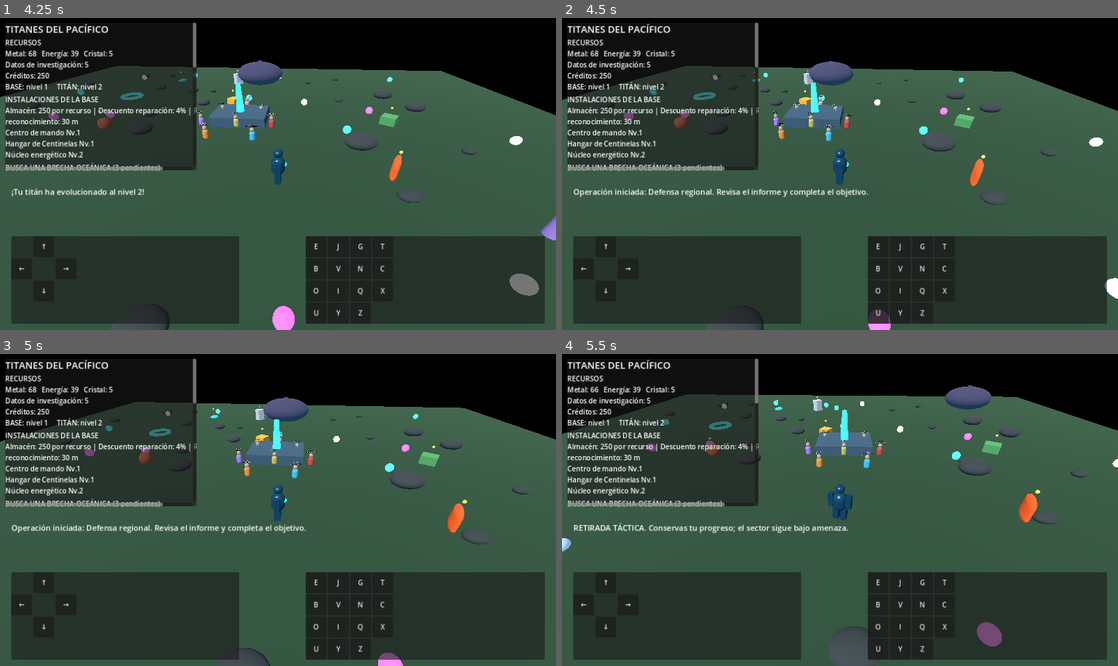
Above: before the commit, frames 1-4 (two rows, left to right).
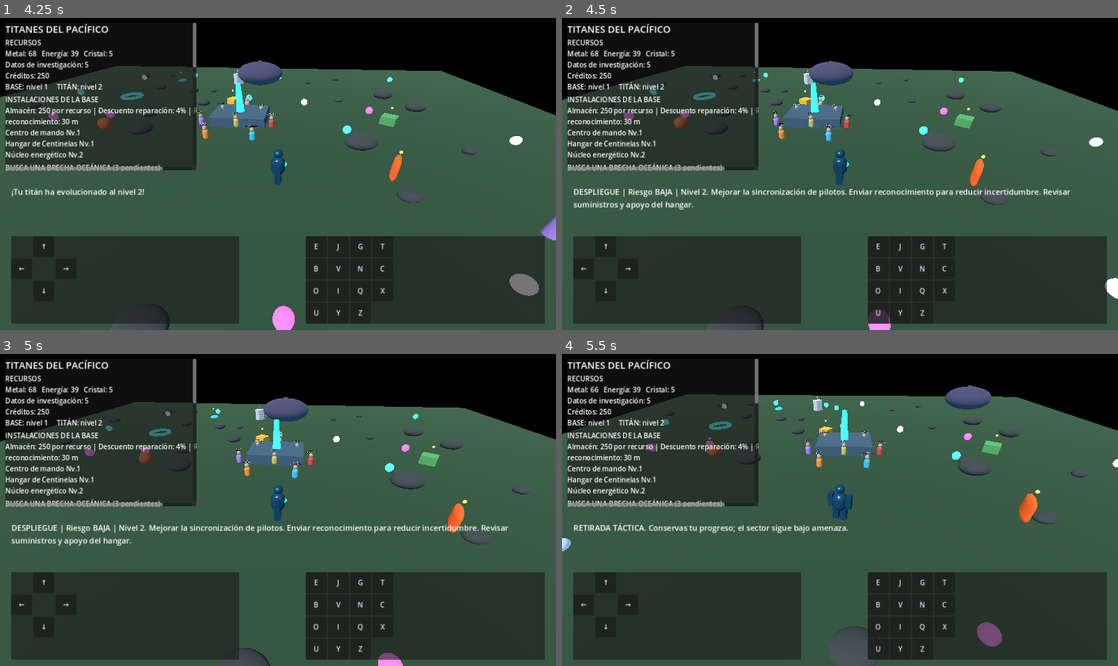
Above: after the commit, the same moments.

Repository: edwjacpinros2012-dev/Titanes-del-Pac-fico-
Game: Godot game, scene res://scenes/main.tscn
The game is run twice, just before and just after one commit, with the same random seed, the same clock (stepped at 60 frames per second) and the same inputs.
Inputs:
- Up to frame 1 (4.25 s): tap Enter at 0.5 s; hold D (move_right) 0.53-1.28 s; hold P (alliance_create) 0.53-1.28 s; hold S (move_back) 1.28-2.03 s; tap K (alliance_join) at 1.35 s; hold D (move_right) 2.03-2.78 s; hold V (base_select_next) 2.03-2.78 s; hold N (base_upgrade_selected) 2.78-3.53 s; tap E (collect) at 2.85 s; hold A (move_left) from 3.53 s (still down); hold T (evolve_titan) from 3.53 s (still down)
- Up to frame 2 (4.5 s): keep holding A (move_left); release T (evolve_titan) at 4.28 s; tap J (kaiju_engage) at 4.35 s
- Up to frame 3 (5 s): keep holding A (move_left)
- Up to frame 4 (5.5 s): release A (move_left) at 5.03 s; hold S (move_back) from 5.03 s (still down); hold G (kaiju_retreat) from 5.03 s (still down)

Frame 1 is identical in both runs. In frame 2, 1.4% of the frame differs, in the area x 2-92%, y 54-62%; in frame 3, 1.4%; in frame 4, nothing differs.

Commit message:
Connect multidimensional threat briefing to mission deployment

Diff:
--- a/scripts/main.gd
+++ b/scripts/main.gd
@@ -19,6 +19,7 @@
 var npc_label: Label
 var kaiju_war: KaijuWarManager
 var mission_run: MissionRunManager
+var threat_director: ThreatDirector
 var damage_model: CentinelDamageModel
 var warfront_state: WarfrontStateManager
 var campaign: CampaignManager
@@ -352,6 +353,7 @@
 	kaiju_war.battle_resolved.connect(_on_kaiju_battle_resolved)
 
 	mission_run = MissionRunManager.new()
+	threat_director = ThreatDirector.new()
 	mission_run.phase_changed.connect(_on_mission_phase_changed)
 	mission_run.mission_resolved.connect(_on_mission_resolved)
 
@@ -414,17 +416,26 @@
 		"title": "Defensa regional",
 		"objectives": [{"id": "repel_threat", "target": 1, "optional": false}]
 	}
-	var threat_brief := {
-		"threat": kaiju_war.threat,
+	var threat_context := {
 		"pilot_level": campaign.player_level if campaign else 1,
 		"titan_generation": campaign.jaeger_generation if campaign else 1,
-		"titan_condition": _get_titan_condition_ratio()
+		"titan_condition": _get_titan_condition_ratio(),
+		"pilot_sync": 1.0 if pilot_sync and pilot_sync.is_synchronized else 0.0,
+		"base_support": clampf(float(base_level) / 5.0, 0.0, 1.0),
+		"intelligence": clampf(float(research_data) / 100.0, 0.0, 1.0),
+		"regional_pressure": float(warfront_state.pressure) * 10.0 if warfront_state else 0.0,
+		"mission_risk": clampf(float(kaiju_war.threat) / 5.0, 0.0, 1.0)
 	}
+	var threat_brief: Dictionary = threat_director.build_threat_brief(threat_context) if threat_director else {}
 	if not mission_run.start_mission(mission, threat_brief) or not mission_run.begin_operation():
 		kaiju_war.resolve_battle("retreat")
 		_show_status("No se pudo registrar la operación; se canceló el despliegue.")
 		return
-	_show_status("Operación iniciada: Defensa regional. Revisa el informe y completa el objetivo.")
+	_show_status("DESPLIEGUE | Riesgo %s | Nivel %d. %s" % [
+		str(threat_brief.get("warning", "Sin datos")).to_upper(),
+		int(threat_brief.get("tier", 1)),
+		" ".join(threat_brief.get("preparation_notes", []))
+	])
 
 func _on_mission_phase_changed(phase: String) -> void:
 	if phase == "deployment":
@@ -435,7 +446,11 @@
 func _on_mission_resolved(result: Dictionary) -> void:
 	var outcome_text := str(result.get("outcome", ""))
 	var rewards: Dictionary = result.get("rewards", {})
-	_show_status("INFORME: %s | Recompensas ajustadas: %s" % [outcome_text.to_upper(), str(rewards)])
+	var brief: Dictionary = result.get("threat_brief", {})
+	_show_status("INFORME: %s | Riesgo previo: %s (%d/10) | Recompensas: %s" % [
+		outcome_text.to_upper(), str(brief.get("warning", "N/D")),
+		int(brief.get("tier", 0)), str(rewards)
+	])
 
 func _on_base_research_generated(amount: int) -> void:
 	research_data += amount
